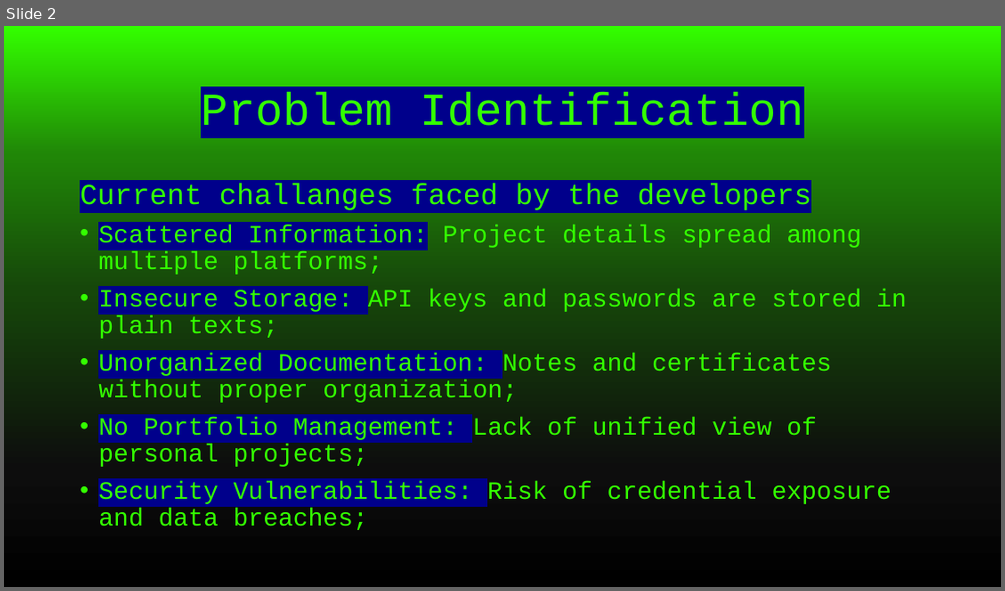
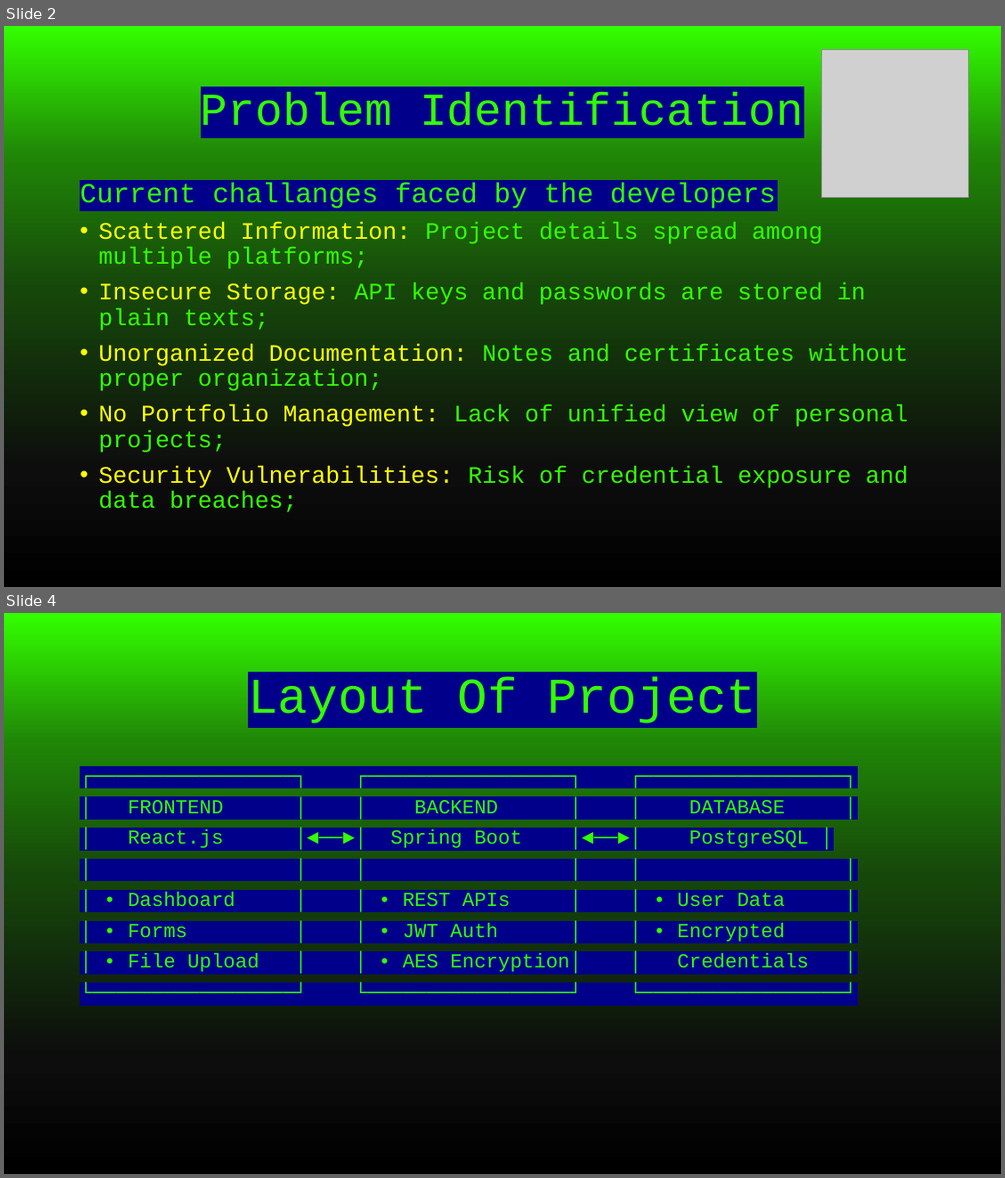
Before and after one commit to gauranga18/DevVault, a slide deck: Presentation/Presentation1.pptx. Shown one above the other, each under a label of ours: slide 2 before the commit, slides 2 and 4 after it; the slides between them are not shown. The pictures are 1005x591 and 1005x1178 pixels, drawn with LibreOffice and Linux fonts; fonts in the diff are those of the drawing; grey boxes stand for pictures. Boxes give left, top, right and bottom in pixels: in the first picture for what was removed or moved away, otherwise in the second. Text is boxed around its words. In the diff, an @@ line names an element or a change of style, - is before the commit and + after.

```diff
--- a/Presentation/Presentation1.pptx
+++ b/Presentation/Presentation1.pptx
@@ slide 4 added at (4, 613, 1001, 1174), background gradient #000000 to #0D0D0D to #16470A to #208607 to #33FF00 @@
@@ title added at (248, 677, 756, 723), 48 pt, text #33FF00 @@
+Layout Of Project
@@ text added at (128, 800, 809, 973), 19.2 pt, text #33FF00 @@
+┌─────────────────┐ ┌─────────────────┐ ┌─────────────────┐
+│ FRONTEND │ │ BACKEND │ │ DATABASE │
+│ React.js │◄──►│ Spring Boot │◄──►│ PostgreSQL │
+│ │ │ │ │ │
+│ • Dashboard │ │ • REST APIs │ │ • User Data │
+│ • Forms │ │ • JWT Auth │ │ • Encrypted │
+│ • File Upload │ │ • AES Encryption│ │ Credentials │
+└─────────────────┘ └─────────────────┘ └─────────────────┘
@@ slide 2 changed as well @@
@@ picture added at (821, 50, 969, 197) @@
@@ text "Current challanges faced by the ..." at (80, 183, 908, 512): size 28 to 26.6 pt in "Current challanges faced by the developers"; size 24 to 22.8 pt in "Scattered Information: Project details spread among multiple ...", "Insecure Storage: API keys and passwords are ...", "Unorganized Documentation: Notes and certificates without pr ...", "No Portfolio Management: Lack of unified view ..." and 1 more places; text colour #33FF00 to #FFFF00, highlight #00008B to none in "Scattered Information:", "Insecure Storage:", "Unorganized Documentation:", "No Portfolio Management:" and 1 more places; line spacing 0.9 to 0.89 @@
```
Also in this commit, not shown: 1 other slide changed, 1 other slide added, 2 slides removed.
